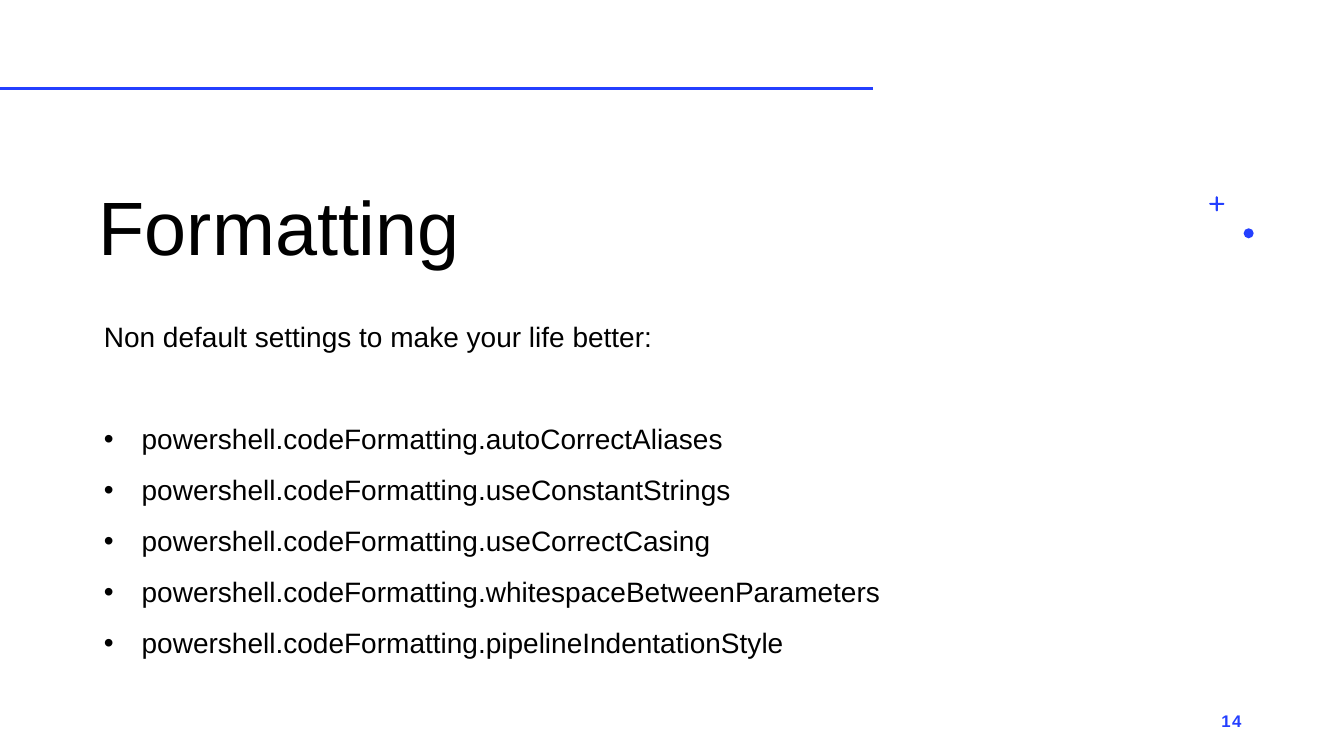
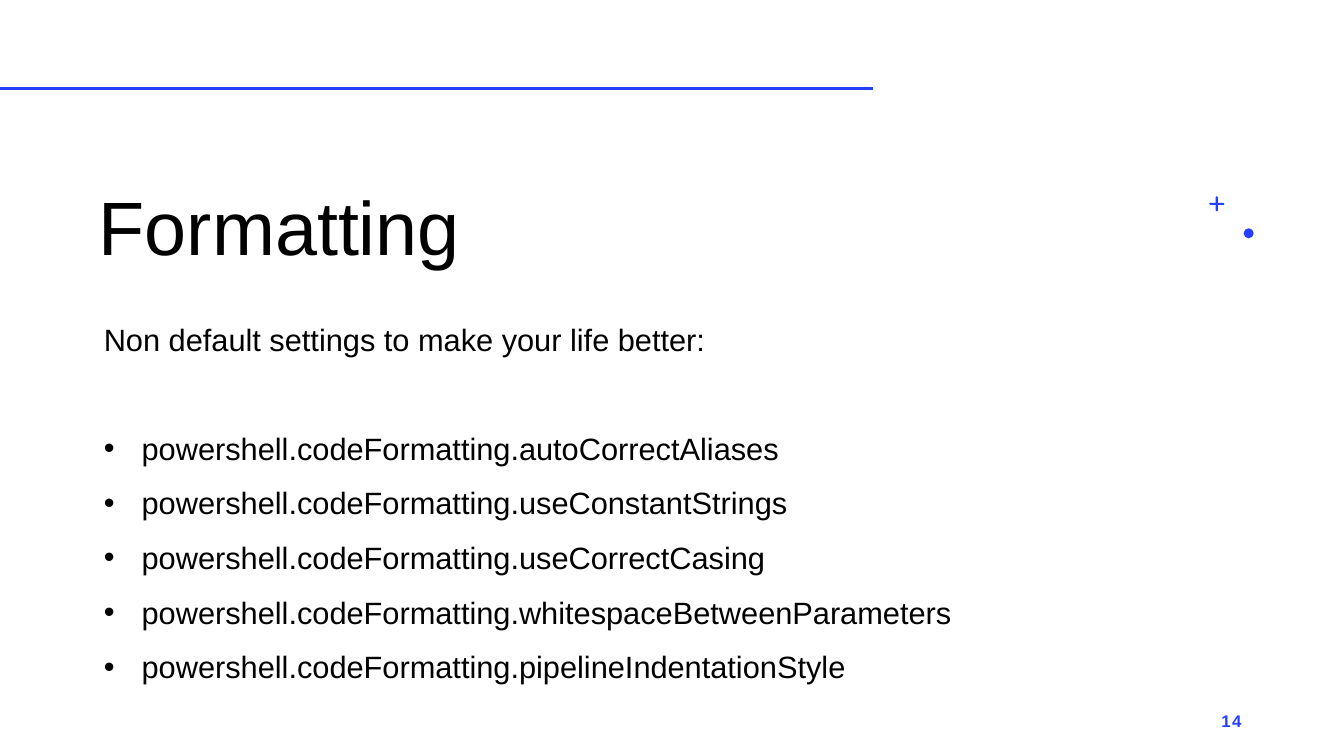
Before and after one commit to bergmeister/pssa-demo, a slide deck: slide 14 of Unleashing the power of Powershell in VS-Code.pptx. Drawn at 1344x756 pixels with LibreOffice and Linux fonts; fonts in the diff are those of the drawing. Boxes give left, top, right and bottom in pixels: in the first picture for what was removed or moved away, otherwise in the second. Text is boxed around its words. In the diff, an @@ line names an element or a change of style, - is before the commit and + after.

```diff
--- a/Unleashing the power of Powershell in VS-Code.pptx
+++ b/Unleashing the power of Powershell in VS-Code.pptx
@@ text "Non default settings to make ..." at (104,328,952,684): size 20 to 22 pt @@
```
Also in this commit, not shown: 8 other slides changed.
